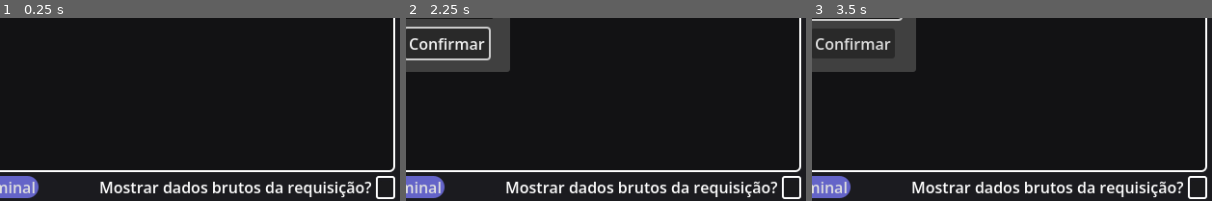
Above: before the commit, frames 1-3 (left to right).
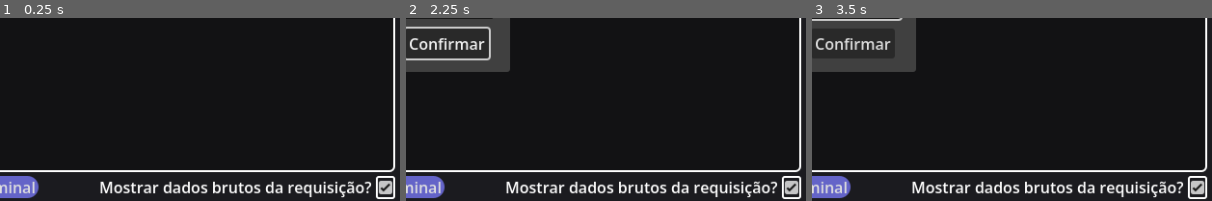
Above: after the commit, the same moments.

Repository: LucEvenepoel/Striker
Game: Godot game, scene res://scenes/MainApp.tscn
The game is run twice, just before and just after one commit, with the same random seed, the same clock (stepped at 60 frames per second) and the same inputs.
Inputs (mouse positions are % of the whole screen's width and height, from its top left):
- Up to frame 1 (0.25 s): no input
- Up to frame 2 (2.25 s): click (18, 11) at 0.52 s; type "12" at 0.6 s; click "Buscar" at 1.25 s; click "Adicionar Token" at 2 s
- Up to frame 3 (3.5 s): click (50, 45) at 2.77 s; type "12" at 2.85 s
The pictures show only the part of the screen within x 50-100%, y 50-100%; the shares and areas given below are measured in that part.

The runs differ from the first frame. In frame 1, 0.3% of the frame differs, in the area x 94-99%, y 88-97%; in frame 2, 0.3%; in frame 3, 0.3%.

Commit message:
O file manager ficou mais simples e funciona melhor

Diff:
--- a/autoload/fs/file_manager.gd
+++ b/autoload/fs/file_manager.gd
@@ -1,79 +1,68 @@
 extends Node
 
 const settingsfilepath: String = "user://properties.bin"
-const NUM_SIGNATURE: int = 0101
 
 const default_dictionary: Dictionary = {
 	"ShowAPIResponse": true,
 	"Token": ""
 }
-
-var actual_dictionary = default_dictionary.duplicate()
+var actual_dictionary: Dictionary = default_dictionary.duplicate()
 
 func _ready() -> void:
-	SignalManager.connect("app_started", verify_file_integrity)
+	SignalManager.app_started.connect(
+		func ():
+			if verify_integrity() == OK:
+				read_and_validate()
+			else:
+				repair_file()
+	)
 
-func verify_file_integrity() -> void:
+func verify_integrity():
 	if not FileAccess.file_exists(settingsfilepath):
-		repair_file()
-		return
+		return repair_file()
 
 	var file_size = FileAccess.get_size(settingsfilepath)
+	if file_size > 0 and file_size < 1024:
+		return OK
+	else:
+		return ERR_FILE_CORRUPT
 
-	if file_size > 0 and file_size < 1024:
-		read_and_validate()
-	else:
-		repair_file()
-
-func repair_file() -> void:
+func repair_file():
 	var file_write = FileAccess.open(settingsfilepath, FileAccess.WRITE)
 	if file_write:
-		file_write.store_32(NUM_SIGNATURE)
 		file_write.store_var(default_dictionary)
 		file_write.close()
+		return FileAccess.get_open_error()
 
-func read_and_validate() -> void:
+func read_and_validate():
 	var read_file = FileAccess.open(settingsfilepath, FileAccess.READ)
-	if not read_file:
-		repair_file()
-		return
+	if !read_file:
+		return repair_file()
 
-	var sign_number = read_file.get_32()
-
-	if sign_number != NUM_SIGNATURE:
-		read_file.close()
-		repair_file()
-		return
-
-	var temp_dictionary: Dictionary = read_file.get_var()
+	var temp_dictionary = read_file.get_var()
 	read_file.close()
 
 	if typeof(temp_dictionary) != TYPE_DICTIONARY:
-		repair_file()
-		return
+		return repair_file()
 
 	if temp_dictionary.keys().size() > default_dictionary.keys().size():
-		repair_file()
-		return
+		return repair_file()
 
 	for k in temp_dictionary:
 		if default_dictionary.has(k):
 			if typeof(temp_dictionary[k]) == typeof(default_dictionary[k]):
 				actual_dictionary[k] = temp_dictionary[k]
 			else:
-				write(k, default_dictionary[k])
-		else:
-			repair_file()
-			return
+				return repair_file()
 
 	SignalManager.read_finshed.emit()
 
-func write(Ekey: Variant, Value: Variant) -> void:
+func write(Ekey: Variant, Value: Variant):
 	if Value != null:
 		actual_dictionary[Ekey] = Value
 
 	var file_write = FileAccess.open(settingsfilepath, FileAccess.WRITE)
 	if file_write:
-		file_write.store_32(NUM_SIGNATURE)
 		file_write.store_var(actual_dictionary)
 		file_write.close()
+		return FileAccess.get_open_error()
